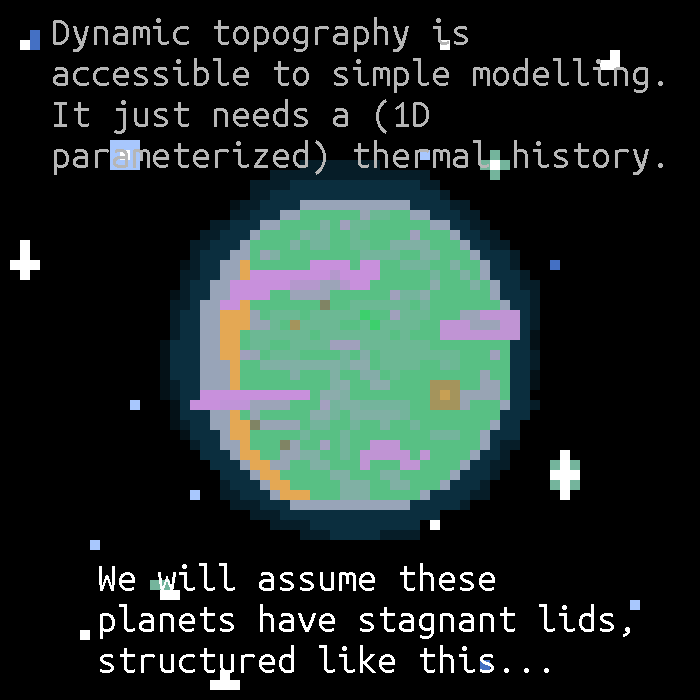
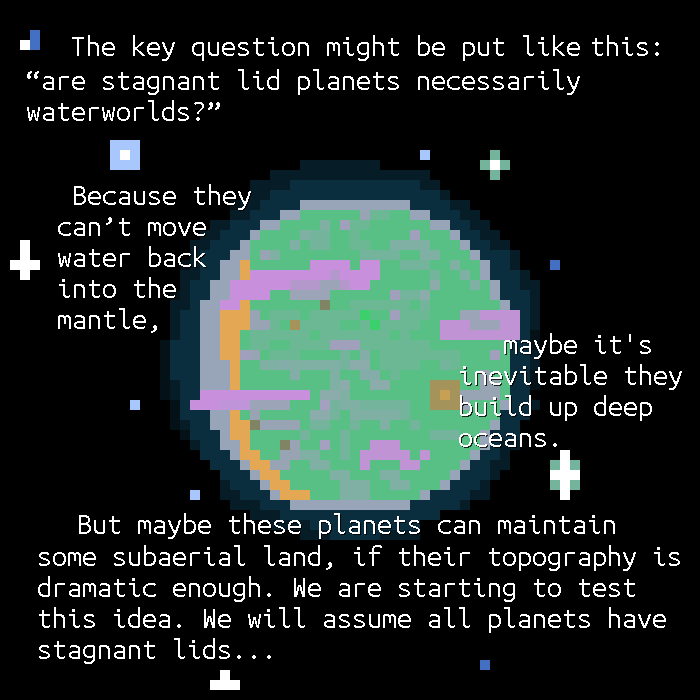
Two versions of the same layered image (700 × 700). Layer-by-layer changes:
renamed "We will assume these planets h..." to "But maybe these planets can ...", painted on it over [left=38, top=513, right=680, bottom=673]
added layer "Drop Shadow" (80%) above "Because they can’t move water..." over [left=38, top=513, right=680, bottom=666]
added layer "Because they can’t move water..." above "Drop Shadow #1" over [left=58, top=184, right=251, bottom=333]
added layer "Drop Shadow #1" (80%) above "maybe it's inevitable they ..." over [left=58, top=184, right=252, bottom=333]
added layer "maybe it's inevitable they ..." above "Drop Shadow #2" over [left=459, top=333, right=682, bottom=447]
added layer "Drop Shadow #2" (80%) above "The key question might be p..." over [left=459, top=333, right=682, bottom=448]
renamed "Dynamic topography is accessib..." to "The key question might be p...", painted on it over [left=27, top=17, right=663, bottom=175]
added layer "Drop Shadow #3" (80%) above "Background" over [left=27, top=35, right=661, bottom=123]
painted on "Background" over [left=80, top=40, right=640, bottom=640]
